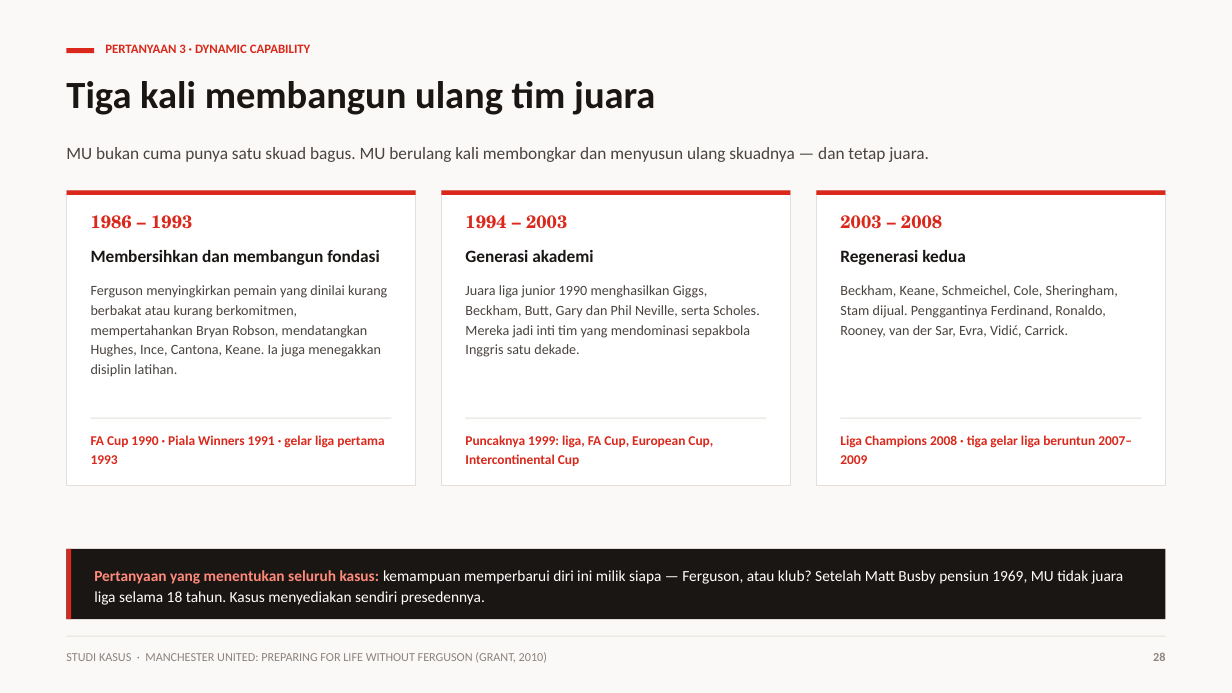
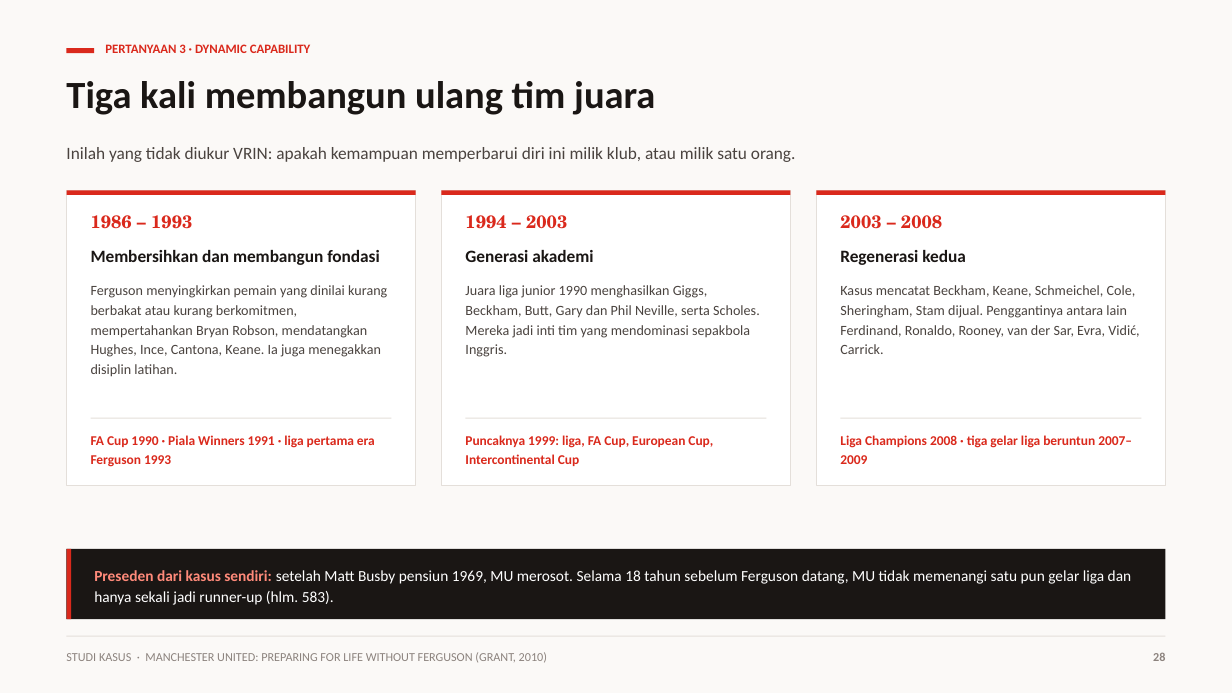
Before and after one commit to aslihabnuri/Dom-Manipulation, a slide deck: slide 28 of strategic-management-manchester-united/Kelompok 4 - Strategic Management - Chapter 4 & Manchester United.pptx. Drawn at 1232x693 pixels with LibreOffice and Linux fonts; fonts in the diff are those of the drawing. Boxes give left, top, right and bottom in pixels: in the first picture for what was removed or moved away, otherwise in the second. Text is boxed around its words. In the diff, an @@ line names an element or a change of style, - is before the commit and + after.

```diff
--- a/strategic-management-manchester-united/Kelompok 4 - Strategic Management - Chapter 4 & Manchester United.pptx
+++ b/strategic-management-manchester-united/Kelompok 4 - Strategic Management - Chapter 4 & Manchester United.pptx
@@ text at bbox=[66, 147, 796, 162]: text changed @@
-MU bukan cuma punya satu skuad bagus. MU berulang kali membongkar dan menyusun ulang skuadnya — dan tetap juara.
+Inilah yang tidak diukur VRIN: apakah kemampuan memperbarui diri ini milik klub, atau milik satu orang.
@@ text at bbox=[465, 285, 760, 357]: text changed @@
-Juara liga junior 1990 menghasilkan Giggs, Beckham, Butt, Gary dan Phil Neville, serta Scholes. Mereka jadi inti tim yang mendominasi sepakbola Inggris satu dekade.
+Juara liga junior 1990 menghasilkan Giggs, Beckham, Butt, Gary dan Phil Neville, serta Scholes. Mereka jadi inti tim yang mendominasi sepakbola Inggris.
@@ text at bbox=[840, 285, 1139, 354]: text changed @@
-Beckham, Keane, Schmeichel, Cole, Sheringham, Stam dijual. Penggantinya Ferdinand, Ronaldo, Rooney, van der Sar, Evra, Vidić, Carrick.
+Kasus mencatat Beckham, Keane, Schmeichel, Cole, Sheringham, Stam dijual. Penggantinya antara lain Ferdinand, Ronaldo, Rooney, van der Sar, Evra, Vidić, Carrick.
@@ text at bbox=[91, 435, 375, 467]: text changed @@
-FA Cup 1990 · Piala Winners 1991 · gelar liga pertama 1993
+FA Cup 1990 · Piala Winners 1991 · liga pertama era Ferguson 1993
@@ text at bbox=[94, 570, 1132, 605]: text changed @@
-Pertanyaan yang menentukan seluruh kasus: kemampuan memperbarui diri ini milik siapa — Ferguson, atau klub? Setelah Matt Busby pensiun 1969, MU tidak juara liga selama 18 tahun. Kasus menyediakan sendiri presedennya.
+Preseden dari kasus sendiri: setelah Matt Busby pensiun 1969, MU merosot. Selama 18 tahun sebelum Ferguson datang, MU tidak memenangi satu pun gelar liga dan hanya sekali jadi runner-up (hlm. 583).
```
Also in this commit, not shown: 14 other slides changed, 4 other files.
